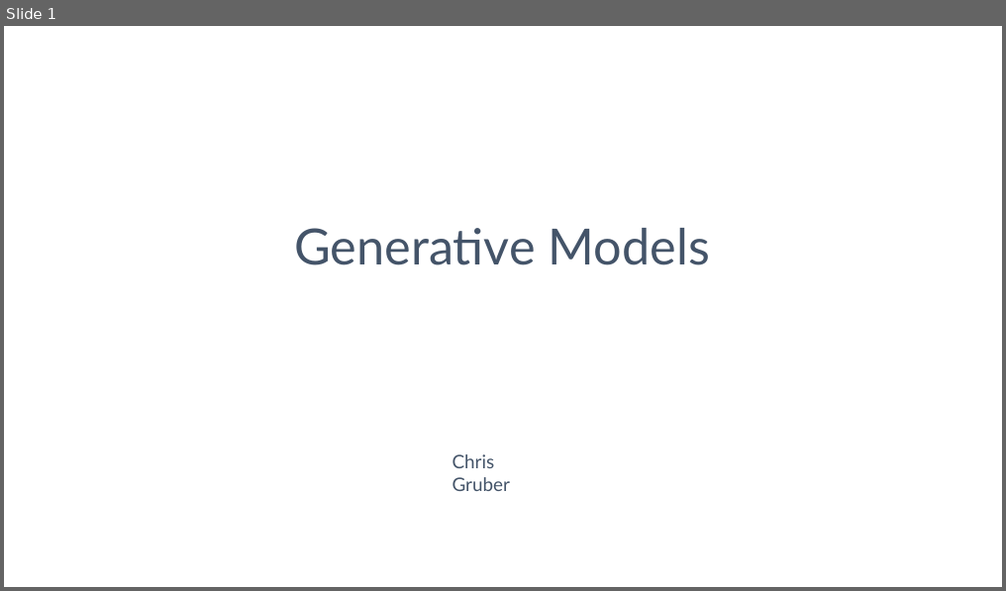
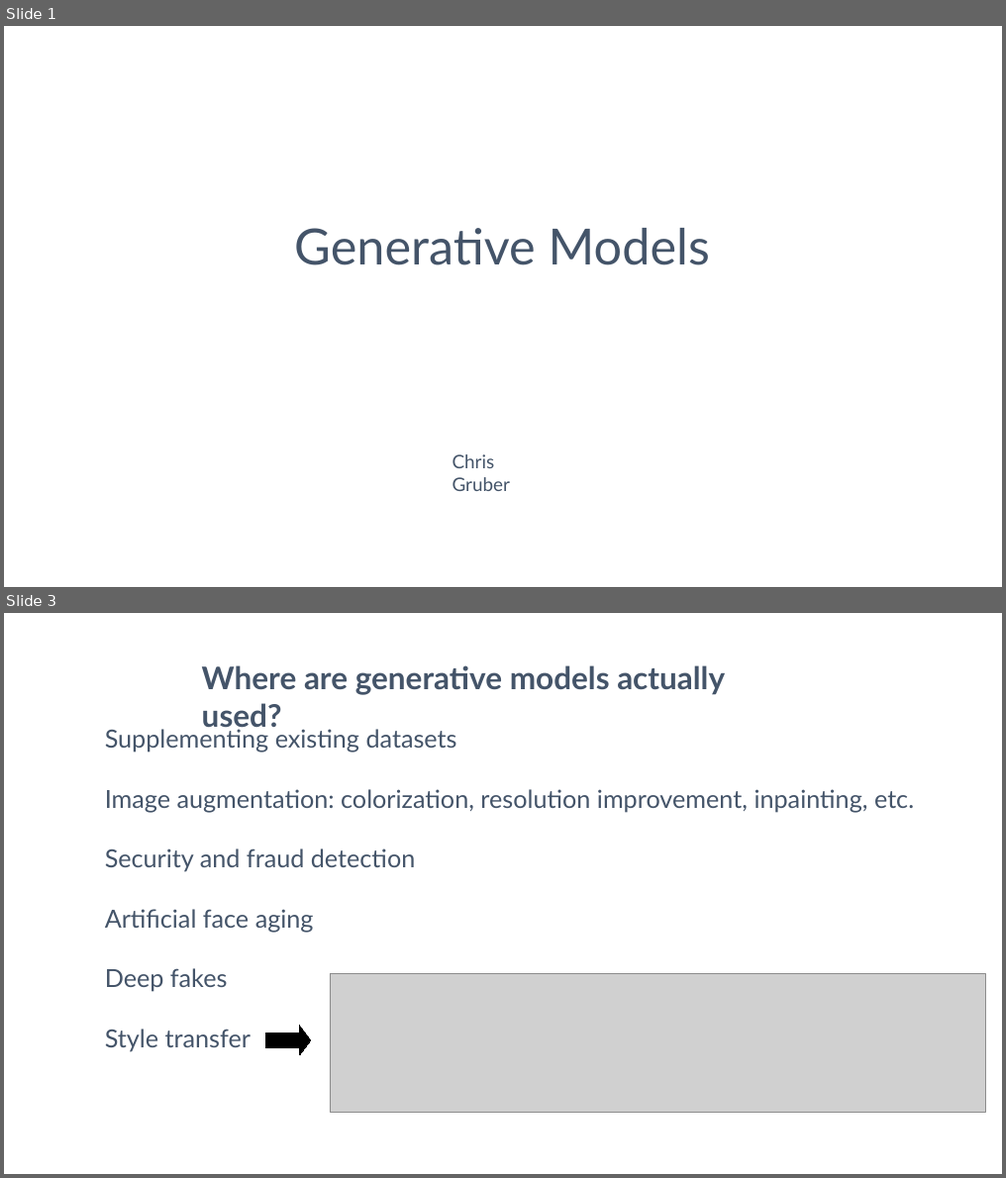
Before and after one commit to ChristopherGruber/Generative_Models, a slide deck: Generative_Models.odp. Shown one above the other, each under a label of ours: slide 1 before the commit, slides 1 and 3 after it; the slides between them are not shown. The pictures are 1006x591 and 1006x1178 pixels, drawn with LibreOffice and Linux fonts; fonts in the diff are those of the drawing; grey boxes stand for pictures. Boxes give left, top, right and bottom in pixels: in the first picture for what was removed or moved away, otherwise in the second. Text is boxed around its words. In the diff, an @@ line names an element or a change of style, - is before the commit and + after.

```diff
--- a/Generative_Models.odp
+++ b/Generative_Models.odp
@@ slide 3 added at [4,613,1002,1174], background #FFFFFF @@
@@ text added at [202,665,725,733], 60 pt, text #445469, bold @@
+Where are generative models actually used?
@@ text added at [105,727,914,1052], 48 pt, text #445469 @@
+Supplementing existing datasets
+Image augmentation: colorization, resolution improvement, inpainting, etc.
+Security and fraud detection
+Artificial face aging
+Deep fakes
+Style transfer
@@ picture added at [330,973,985,1112] @@
@@ right arrow added at [266,1026,311,1056], fill #000000, outline #000000 0 pt @@
```
Also in this commit, not shown: 5 slides changed, 4 other slides added, 4 slides removed, 2 other files.
